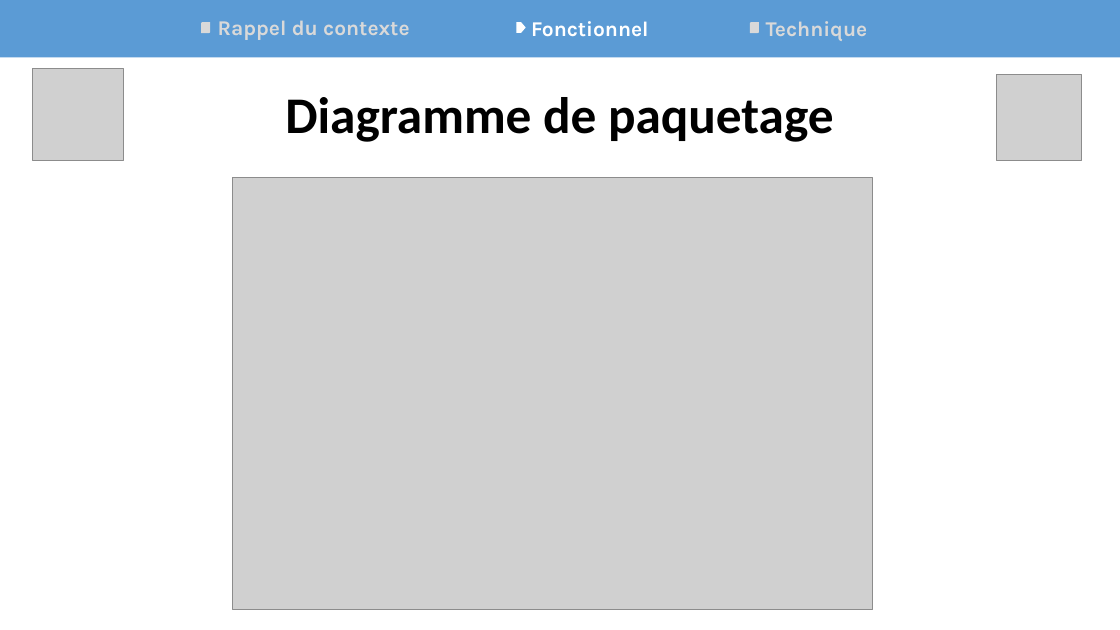
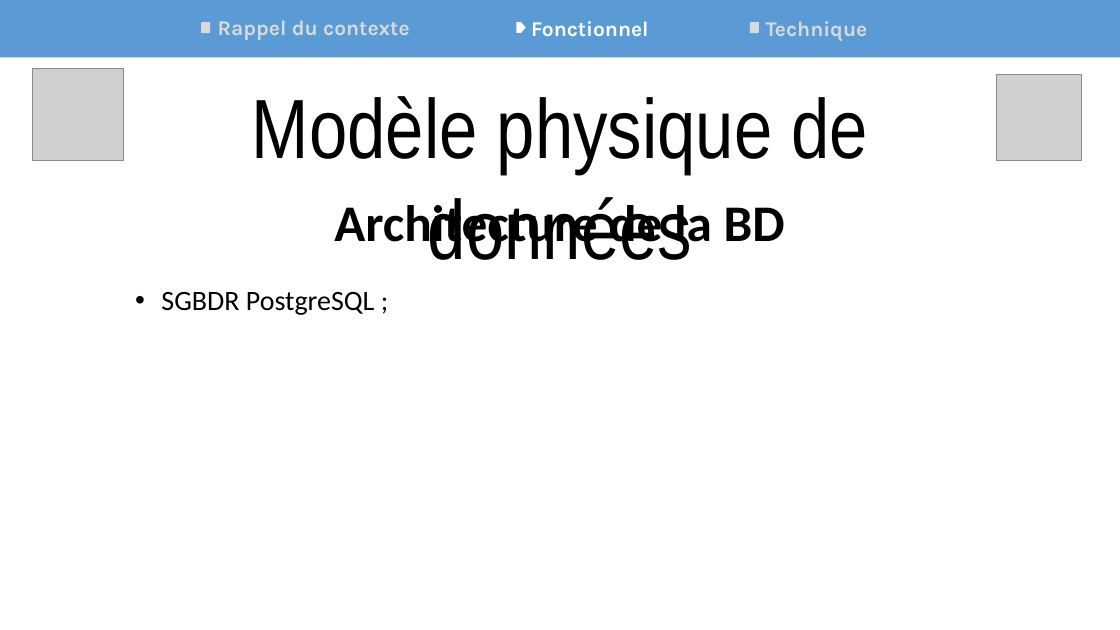
Before and after one commit to Synkied/OC_Projet-6, a slide deck: slide 6 of Projet6_OCPizza_Arguments.pptx (slide 5 before the commit). Drawn at 1120x630 pixels with LibreOffice and Linux fonts; fonts in the diff are those of the drawing; grey boxes stand for pictures. Boxes give left, top, right and bottom in pixels: in the first picture for what was removed or moved away, otherwise in the second. Text is boxed around its words. In the diff, an @@ line names an element or a change of style, - is before the commit and + after.

```diff
--- a/Projet6_OCPizza_Arguments.pptx
+++ b/Projet6_OCPizza_Arguments.pptx
@@ text "Modèle physique de données" at (252,96,869,260): vertical alignment middle to top @@
@@ text at (252,96,869,260): text changed; size 44 to 72 pt; font Calibri to Arial Narrow; bold off @@
-Diagramme de paquetage
+Modèle physique de données
@@ picture removed at (233,177,873,610) @@
@@ title added at (334,198,785,253), 44 pt, text #000000, bold @@
+Architecture de la BD
@@ text added at (161,292,375,315), 24 pt, text #000000 @@
+• SGBDR PostgreSQL ;
```
Also in this commit, not shown: 4 other slides changed, 4 slides added, 6 slides removed, 49 other files.
